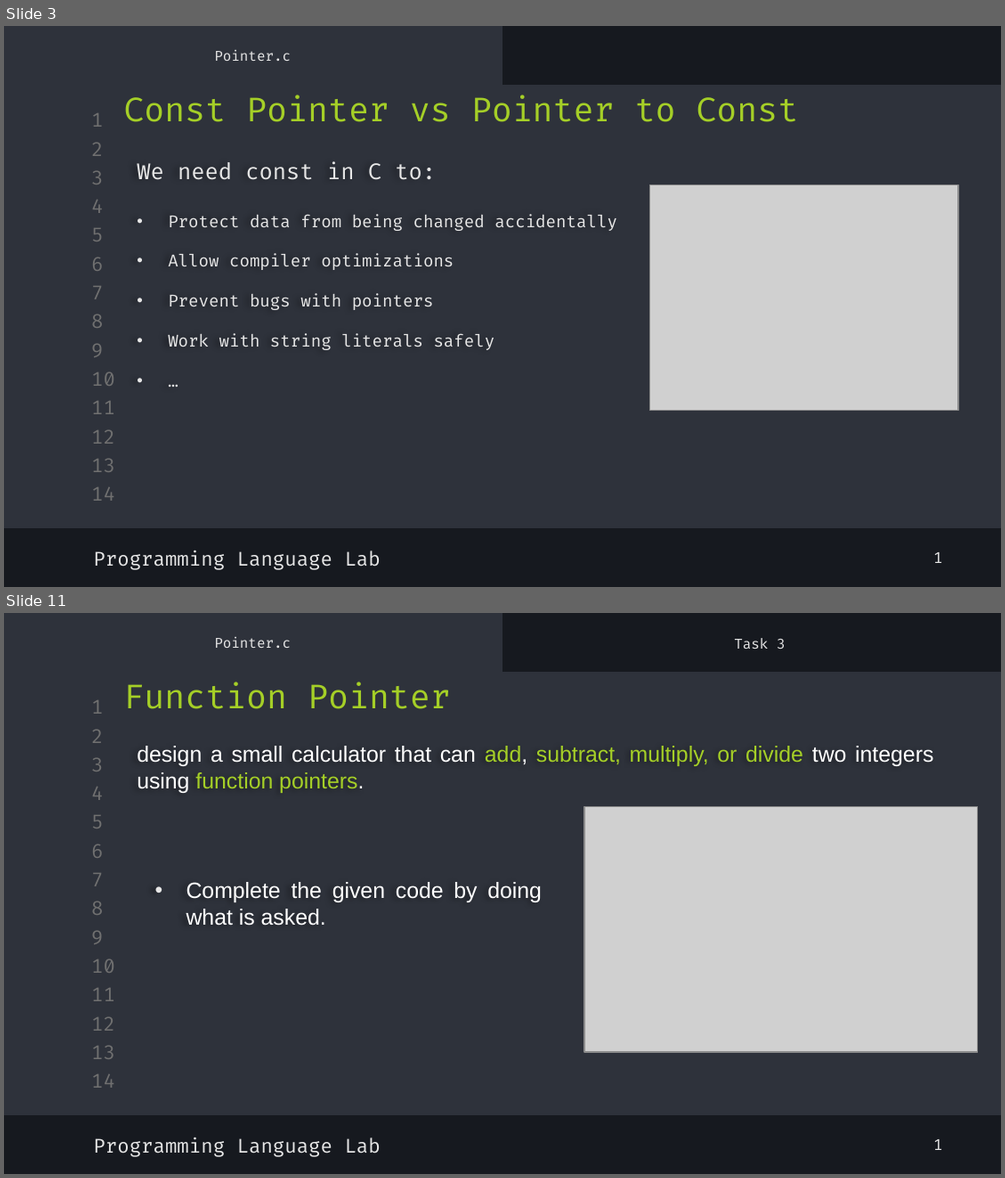
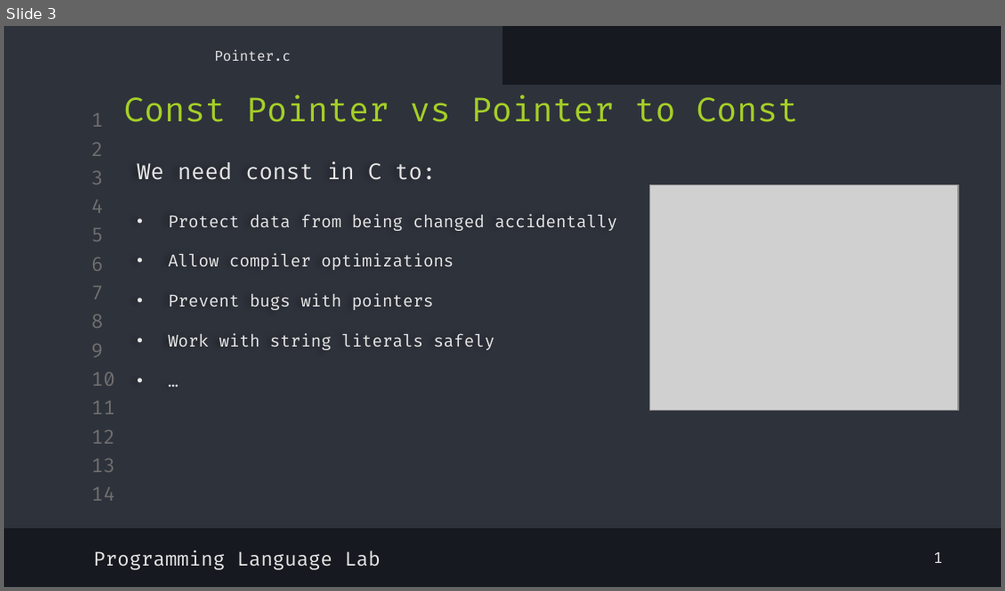
Before and after one commit to shayan-naghizadeh/C-Lab-AUT, a slide deck: slides/9.Pointer_2/Pointer_2.pptx. Shown one above the other, each under a label of ours: slides 3 and 11 before the commit, slide 3 after it; the slides between them are not shown. The pictures are 1005x1178 and 1005x591 pixels, drawn with LibreOffice and Linux fonts; fonts in the diff are those of the drawing; grey boxes stand for pictures. Boxes give left, top, right and bottom in pixels: in the first picture for what was removed or moved away, otherwise in the second. Text is boxed around its words. In the diff, an @@ line names an element or a change of style, - is before the commit and + after.

```diff
--- a/slides/9.Pointer_2/Pointer_2.pptx
+++ b/slides/9.Pointer_2/Pointer_2.pptx
@@ slide 11 removed at (4, 613, 1001, 1174), background #16191F; not listed: 16 template elements that a slide beside it also shows @@
@@ subtitle removed at (214, 637, 291, 648) @@
-Pointer.c
@@ text removed at (734, 638, 785, 649) @@
-Task 3
@@ text removed at (123, 682, 451, 709) @@
-Function Pointer
@@ text removed at (137, 746, 933, 793) @@
-design a small calculator that can add, subtract, multiply, or divide two integers using function pointers.
@@ picture removed at (584, 806, 978, 1052) @@
@@ text removed at (186, 882, 542, 925) @@
-• Complete the given code by doing what is asked.
@@ text removed at (93, 1136, 380, 1157) @@
-Programming Language Lab
@@ text removed at (933, 1139, 943, 1150) @@
-1
```
Also in this commit, not shown: 7 slides changed, 1 other slide removed, 1 other file.
